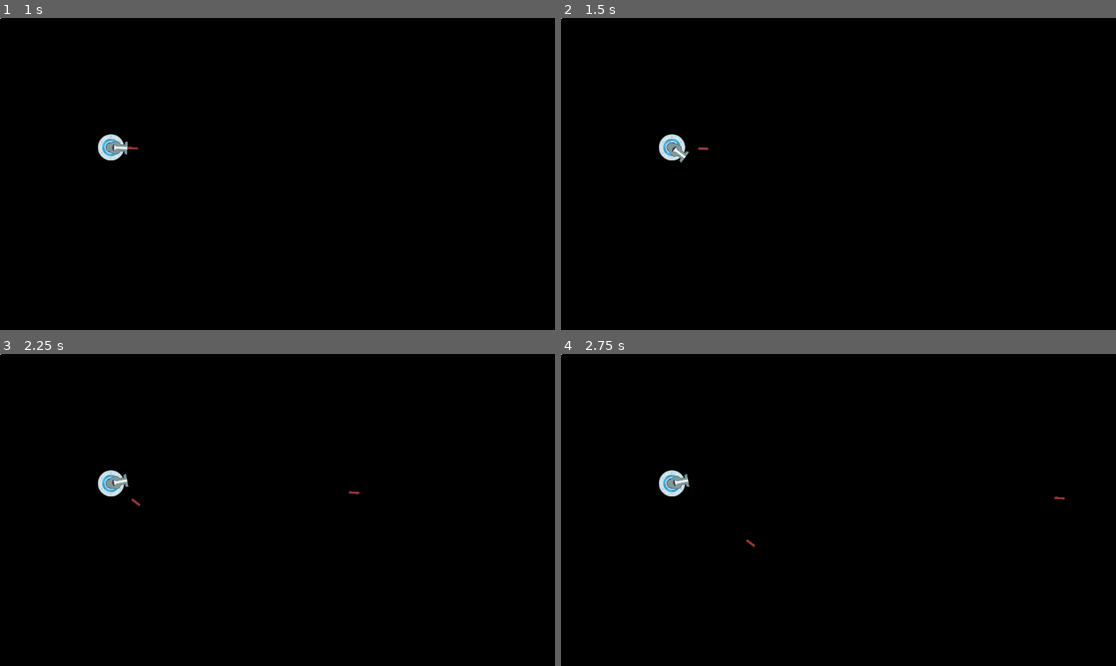
Above: before the commit, frames 1-4 (two rows, left to right).
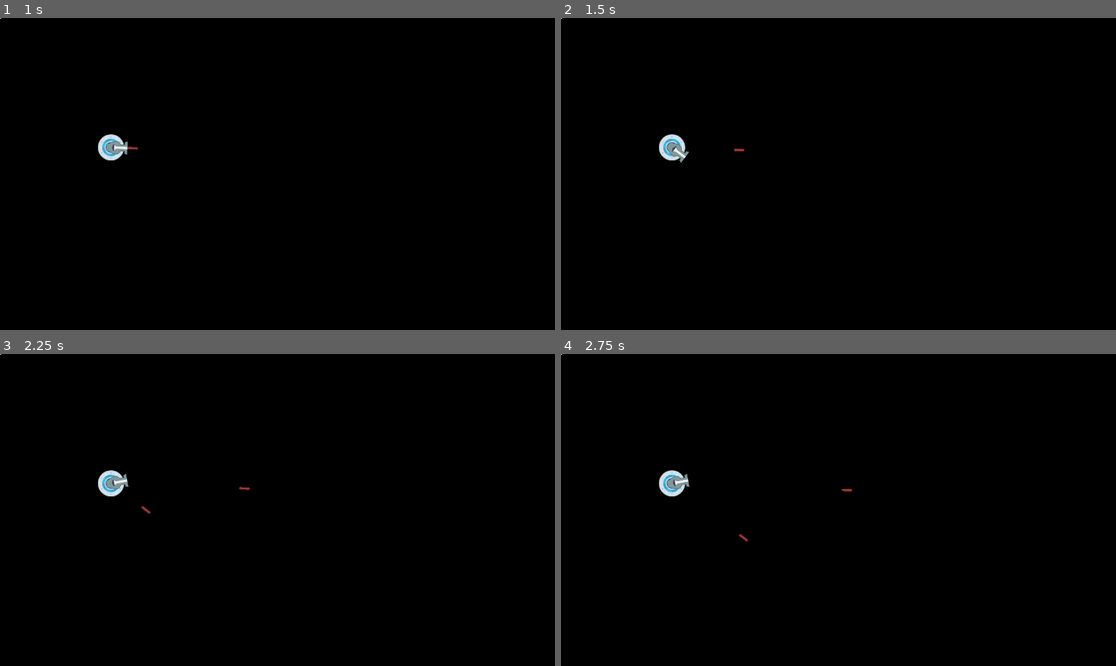
Above: after the commit, the same moments.

Repository: kagombos/LudumDare54
Game: Godot game, scene res://test_level.tscn
Two runs of this game, one before a commit and one after it. Both use one fixed random seed, a clock stepped at 60 frames per second and the inputs below.
Inputs (mouse positions are in pixels of both pictures, inside the frame that each line leads up to):
- Up to frame 1 (1 s): tap Enter at 0.5 s; move the mouse to (399, 158) at 0.52 s
- Up to frame 2 (1.5 s): tap Space at 1.25 s; move the mouse to (727, 189) at 1.27 s
- Up to frame 3 (2.25 s): move the mouse to (333, 441) at 2.02 s
- Up to frame 4 (2.75 s): no input

Frame 1 is identical in both runs. In frame 2, less than 0.1% of the frame differs, in the area x 24-34%, y 41-43%; in frame 3, less than 0.1%, in the area x 23-65%, y 42-52%; in frame 4, less than 0.1%.

Commit message:
Fix proj physics

Diff:
--- a/Enemies/Scripts/EnemyProj.gd
+++ b/Enemies/Scripts/EnemyProj.gd
@@ -1,6 +1,6 @@
 extends RigidBody2D
 
-@export var proj_speed = 1000
+@export var proj_speed = 20000
 
-func _physics_process(delta):
-	position += transform.x * proj_speed * delta
+func _ready():
+	apply_force(proj_speed * transform.x)
